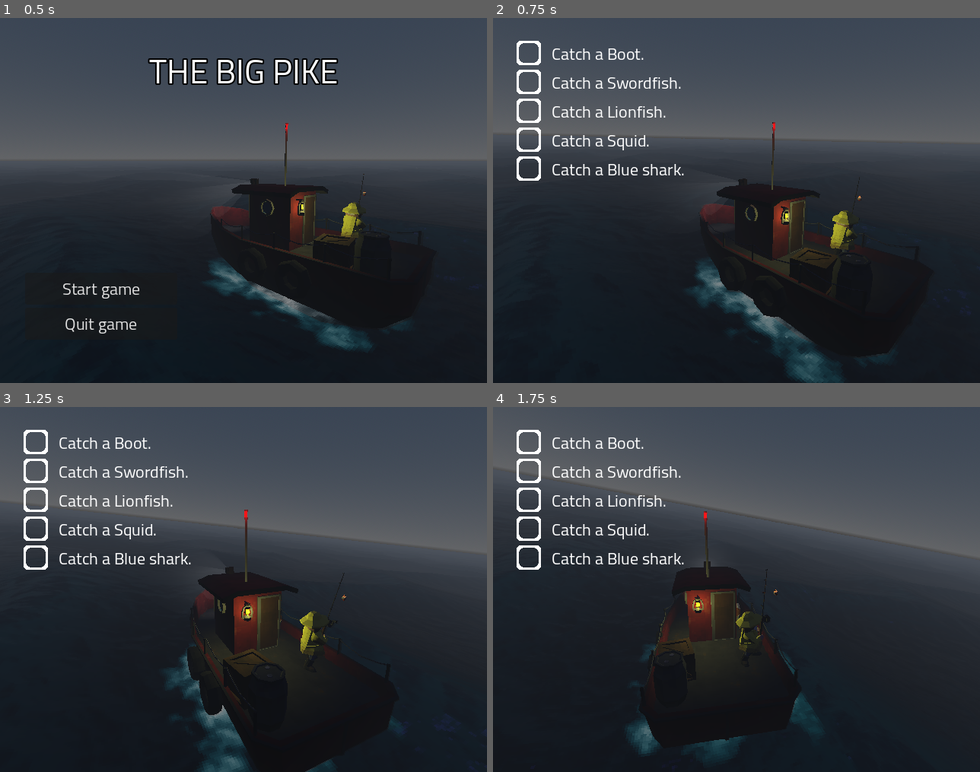
Above: before the commit, frames 1-4 (two rows, left to right).
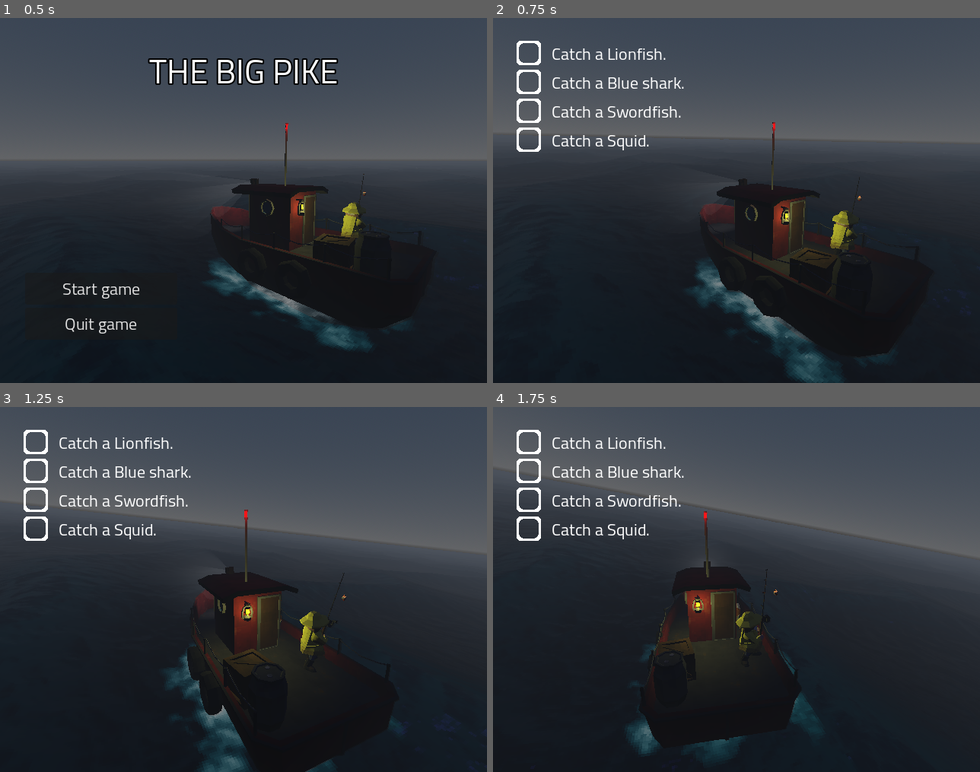
Above: after the commit, the same moments.

Repository: qkas/FGJ2025
Game: Godot game, scene res://scenes/main.tscn
Same seed, same stepped clock (60 frames per second), same inputs: the game is played once before the commit and once after it.
Inputs (mouse positions are in pixels of both pictures, inside the frame that each line leads up to):
- Up to frame 1 (0.5 s): no input
- Up to frame 2 (0.75 s): click "Start game" at 0.5 s
- Up to frame 3 (1.25 s): no input
- Up to frame 4 (1.75 s): move the mouse to (843, 571) at 1.27 s; hold D (right) from 1.28 s (still down); tap Space (fish) at 1.35 s

Frame 1 is identical in both runs. In frame 2, 1.1% of the frame differs, in the area x 4-40%, y 8-45%; in frame 3, 1.1%; in frame 4, 1.1%.

Commit message:
Added good ending

Diff:
--- a/entities/fisher/fisher.gd
+++ b/entities/fisher/fisher.gd
@@ -46,6 +46,9 @@
 		current_fishable.hide() # hide from bober
 		var index = current_fishable.get_index()
 		$StaticFishables.get_child(index).show()
+		index -= 1
+		if index != 0:
+			$/root/Main.mark_task_done(index)
 
 func start_reeling() -> void: # on timer timeout
 	bobber.reparent($Armature/Skeleton3D/BoneAttachment3D/FishingRod)
@@ -56,5 +59,5 @@
 	current_fishable = fishables.pick_random()
 	current_fishable.show()
 	fishable_boat_pos = current_fishable.global_position
-	current_fishable.position = bobber.position
-	current_fishable.rotation = bobber.rotation
+	current_fishable.global_position = bobber.global_position
+	current_fishable.global_rotation = bobber.global_rotation
--- a/scenes/chasing_pike.gd
+++ b/scenes/chasing_pike.gd
@@ -24,6 +24,7 @@
 
 func hide_boat():
 	$"../../Boat".hide()
+	$/root/Main.display_message("You got eaten by the big pike!")
 
 func end_game():
 	get_tree().reload_current_scene()
--- a/scenes/main.gd
+++ b/scenes/main.gd
@@ -5,7 +5,9 @@
 
 const TASK_ENTRY = preload("res://ui/task_entry.tscn")
 
-var fishes: Array[String] = ['Boot', 'Swordfish', 'Lionfish', 'Squid', 'Blue shark']
+var fishes: Array[String] = ['Lionfish', 'Blue shark', 'Swordfish', 'Squid']
+
+var fish_count: int = len(fishes)
 
 var is_pike_roaming: bool = false
 
@@ -31,16 +33,18 @@
 	$CanvasLayer/MainMenu.hide()
 	$CanvasLayer/TaskContainer.show()
 
-func get_random_item() -> void:
-	var entries = $CanvasLayer/TaskContainer.get_children()
-	print("fish got got")
-	if randi() % 10 > 1: # 90% chance for fish
-		var index = randi() % entries.size()
-		var random_entry = entries[index]
-		random_entry.play_animation("check_done")
-		display_message("You fished up %s!" % fishes[index])
-	else:  # 10% chance for trash
-		display_message("You fished up trash! keep looking.")
+func mark_task_done(index: int) -> void:
+	$CanvasLayer/TaskContainer.get_child(index).check_task()
+	fish_count -= 1
+	if fish_count == 0:
+		display_message("You won the game, congratulations!")
+		var timer = Timer.new()
+		get_tree().root.add_child(timer)
+		timer.start(1)
+		timer.timeout.connect(end_game)
+
+func end_game():
+	get_tree().reload_current_scene()
 
 func display_message(message: String) -> void:
 	$CanvasLayer/Label.text = message
@@ -51,6 +55,3 @@
 
 func quit_game() -> void:
 	get_tree().quit()
-
-func spawn_fishing_spots() -> void:
-	pass
--- a/ui/task_entry.gd
+++ b/ui/task_entry.gd
@@ -4,4 +4,4 @@
 	$TextMargin/Label.text = text
 
 func check_task() -> void:
-	$TextMargin/ProgressBar/AnimationPlayer.play("progress_bar")
+	$TextMargin/ProgressBar/AnimationPlayer.play("check_done")
--- a/ui/task_entry.tscn
+++ b/ui/task_entry.tscn
@@ -9,6 +9,9 @@
 
 [sub_resource type="StyleBoxFlat" id="StyleBoxFlat_y56xo"]
 bg_color = Color(0.231373, 0.717647, 0, 0.654902)
+
+[sub_resource type="Animation" id="Animation_v80wc"]
+length = 0.001
 
 [sub_resource type="Animation" id="Animation_corsa"]
 resource_name = "progress_bar"
@@ -36,9 +39,6 @@
 "update": 0,
 "values": [1.0]
 }
-
-[sub_resource type="Animation" id="Animation_v80wc"]
-length = 0.001
 
 [sub_resource type="AnimationLibrary" id="AnimationLibrary_f0poy"]
 _data = {
